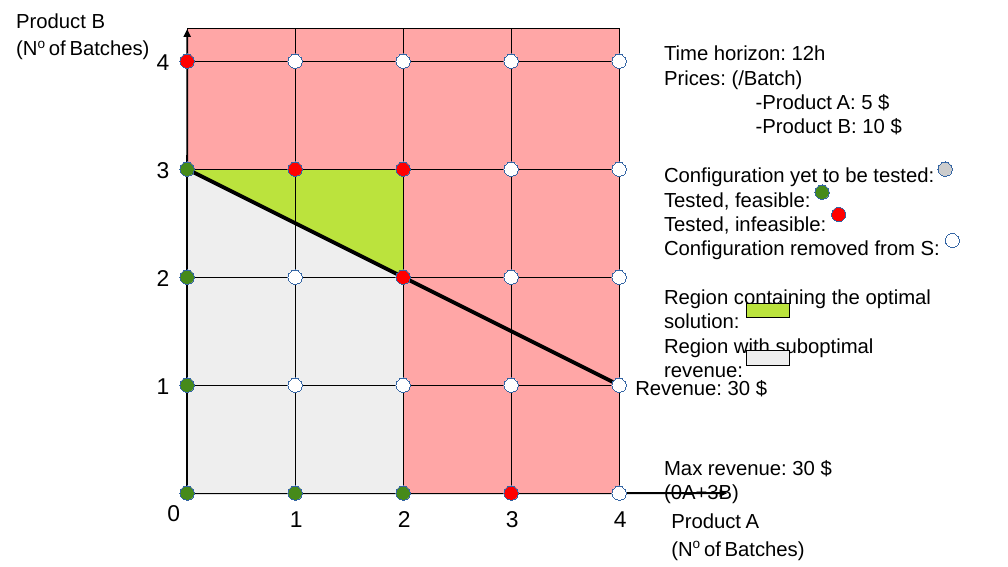
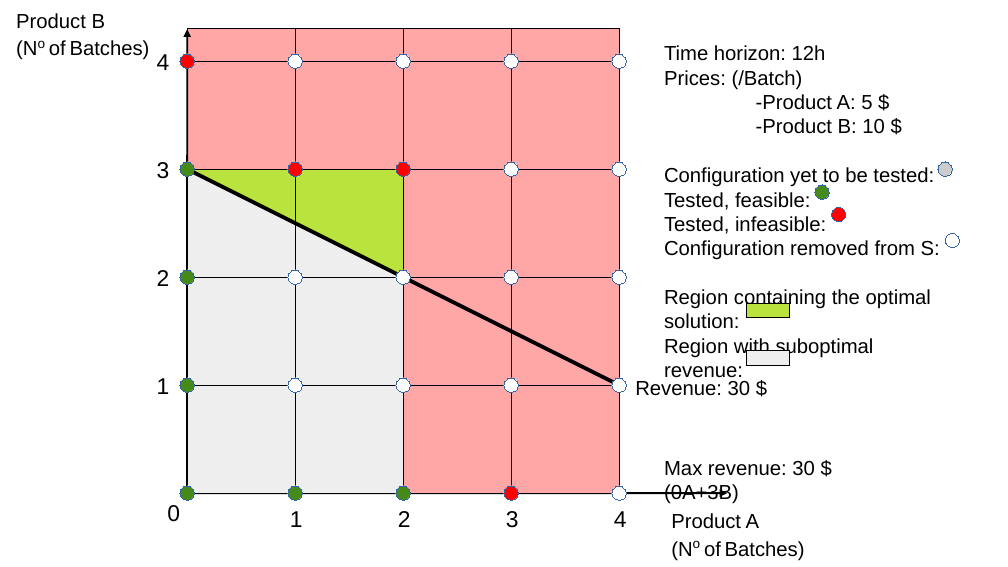
Before and after one commit to DWsbMH/DUNAR_Stochastic_throuchput_maximization, a slide deck: slide 14 of CD melléklet/Algoritmusok/DO_Sgraph_Throughput_Maximization.odp (slide 15 before the commit). Drawn at 1008x567 pixels with LibreOffice and Linux fonts; fonts in the diff are those of the drawing. Boxes give left, top, right and bottom in pixels: in the first picture for what was removed or moved away, otherwise in the second. Text is boxed around its words. In the diff, an @@ line names an element or a change of style, - is before the commit and + after.

```diff
--- a/CD melléklet/Algoritmusok/DO_Sgraph_Throughput_Maximization.odp
+++ b/CD melléklet/Algoritmusok/DO_Sgraph_Throughput_Maximization.odp
@@ freeform shape at <box>396,270,411,284</box>: fill #FF0000 to #FFFFFF @@
```
Also in this commit, not shown: 2 other slides changed, 1 slide removed, 5 other files.
